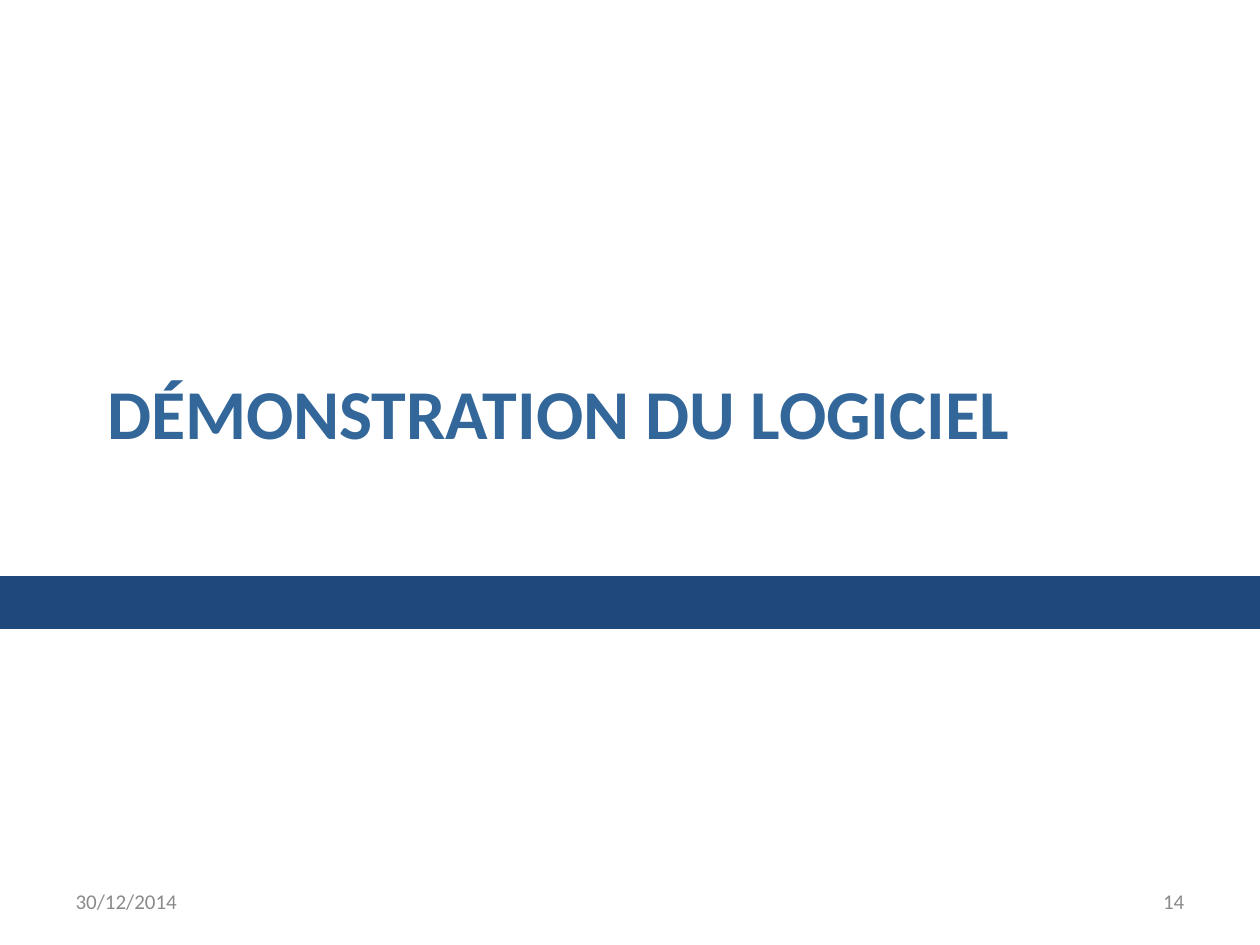
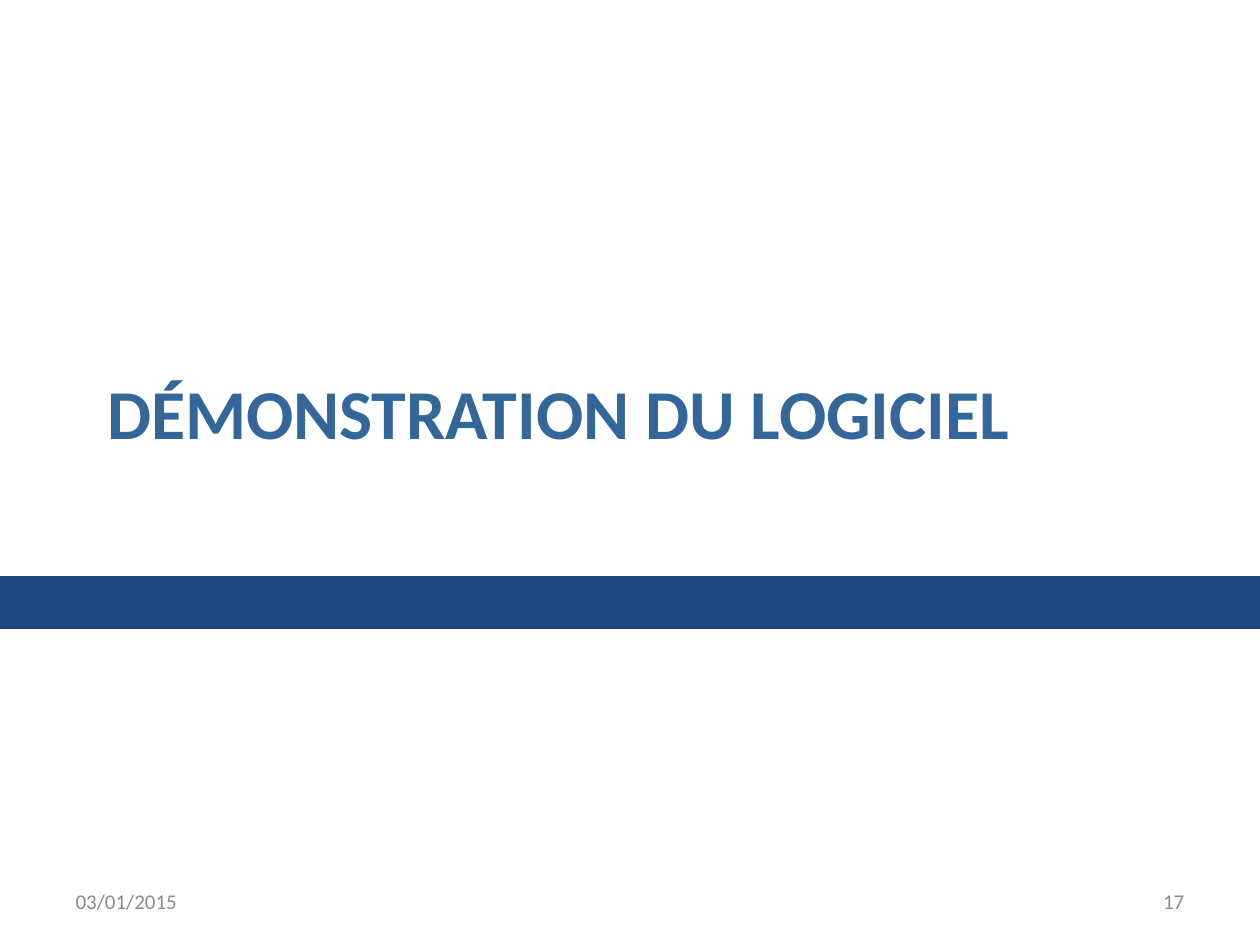
Before and after one commit to AppInfoCPE/genielog, a slide deck: slide 17 of Documentation/presentation.pptx (slide 14 before the commit). Drawn at 1260x945 pixels with LibreOffice and Linux fonts; fonts in the diff are those of the drawing. Boxes give left, top, right and bottom in pixels: in the first picture for what was removed or moved away, otherwise in the second. Text is boxed around its words. In the diff, an @@ line names an element or a change of style, - is before the commit and + after.

Commit message:
modif derniere minute sur la daocuisson desole, avec integration a mon logicielempcuisson

```diff
--- a/Documentation/presentation.pptx
+++ b/Documentation/presentation.pptx
@@ text at (x1=76, y1=894, x2=177, y2=910): text changed @@
-30/12/2014
+03/01/2015
@@ page number at (x1=1163, y1=895, x2=1184, y2=909): text changed @@
-14
+17
```
Also in this commit, not shown: 15 other slides changed, 3 slides added, 2 other files.
